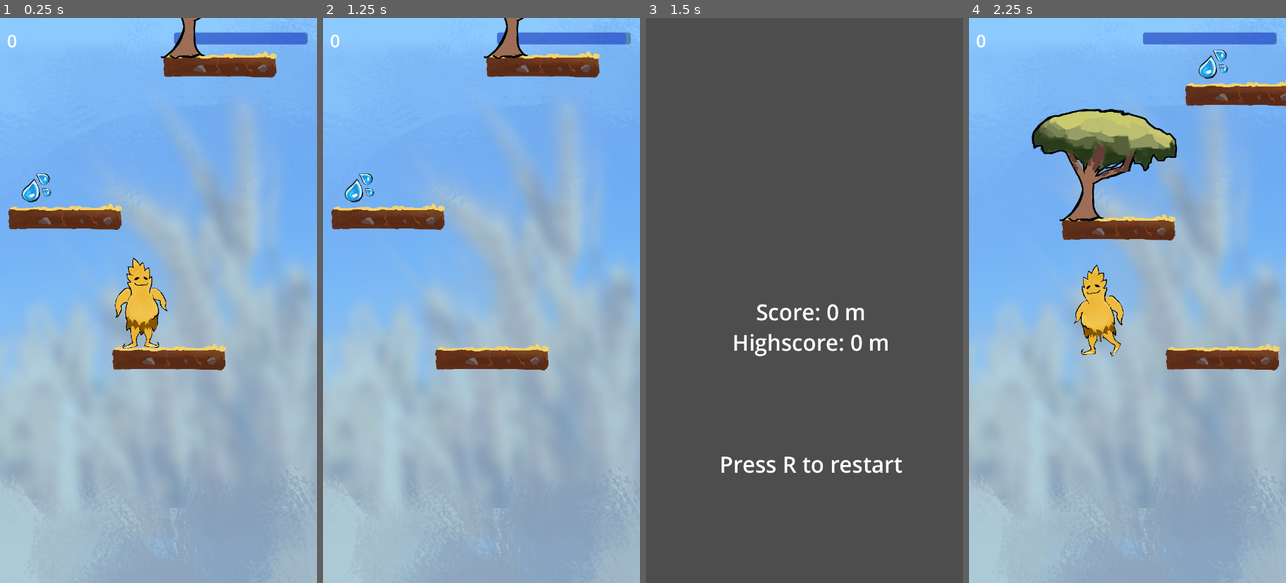
Above: before the commit, frames 1-4 (left to right).
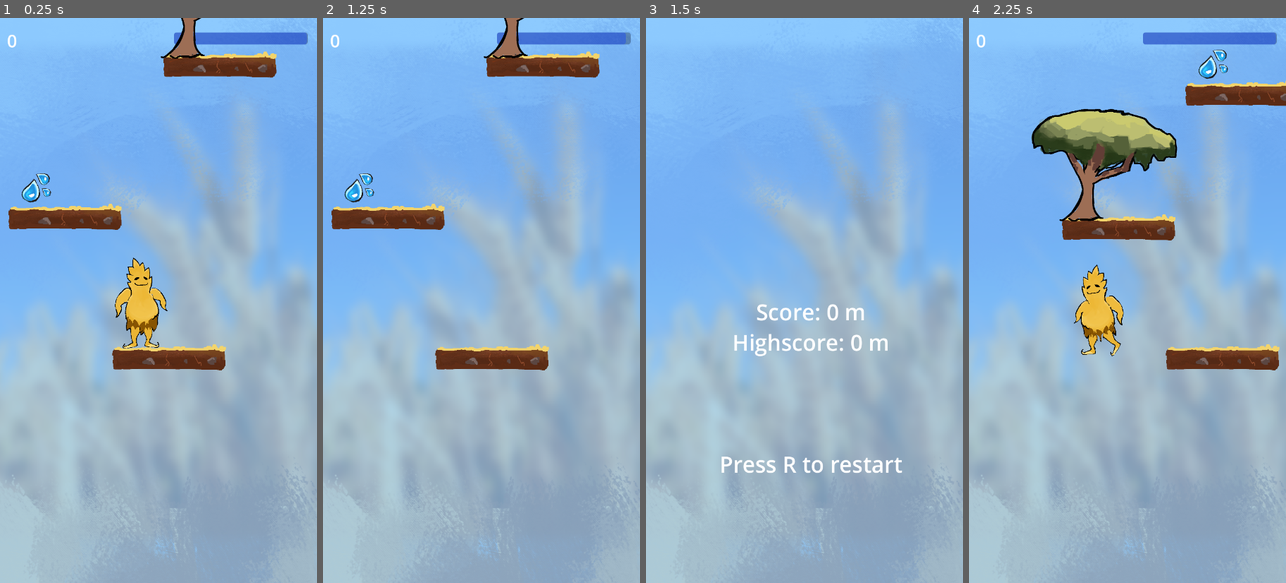
Above: after the commit, the same moments.

Repository: DannyIsYog/Trigo-Jump
Game: Godot game, scene res://Game/Scenes/MainScene.tscn
Two runs of this game, one before a commit and one after it. Both use one fixed random seed, a clock stepped at 60 frames per second and the inputs below.
Inputs:
- Up to frame 1 (0.25 s): no input
- Up to frame 2 (1.25 s): hold D (right) from 0.53 s (still down); tap Space (jump) at 0.77 s
- Up to frame 3 (1.5 s): keep holding D (right); tap Enter at 1.25 s
- Up to frame 4 (2.25 s): tap Space (jump) at 1.52 s; tap R (restart) at 2 s; release D (right) at 2.03 s; hold A (left) from 2.03 s (still down)

Frames 1-2 are identical in both runs. In frame 3, 99% of the frame differs, in the area x 0-100%, y 0-100%; in frame 4, nothing differs.

Commit message:
Added background to score scene

Diff:
--- a/Game/Scenes/scoreScene.tscn
+++ b/Game/Scenes/scoreScene.tscn
@@ -1,6 +1,7 @@
-[gd_scene load_steps=2 format=3 uid="uid://c5mjs530xf1wh"]
+[gd_scene load_steps=3 format=3 uid="uid://c5mjs530xf1wh"]
 
 [ext_resource type="Script" path="res://Game/Scripts/score.gd" id="1_gm6q6"]
+[ext_resource type="Texture2D" uid="uid://bn0moyd2ikiyt" path="res://Assets/Sprites/Background.png" id="2_q8hqm"]
 
 [node name="RichTextLabel" type="RichTextLabel"]
 anchors_preset = 8
@@ -20,3 +21,10 @@
 text = "[center]Score: 100m[/center]"
 scroll_active = false
 script = ExtResource("1_gm6q6")
+
+[node name="ParallaxBackground" type="ParallaxBackground" parent="."]
+
+[node name="Background" type="Sprite2D" parent="ParallaxBackground"]
+scale = Vector2(0.7, 0.7)
+texture = ExtResource("2_q8hqm")
+centered = false
